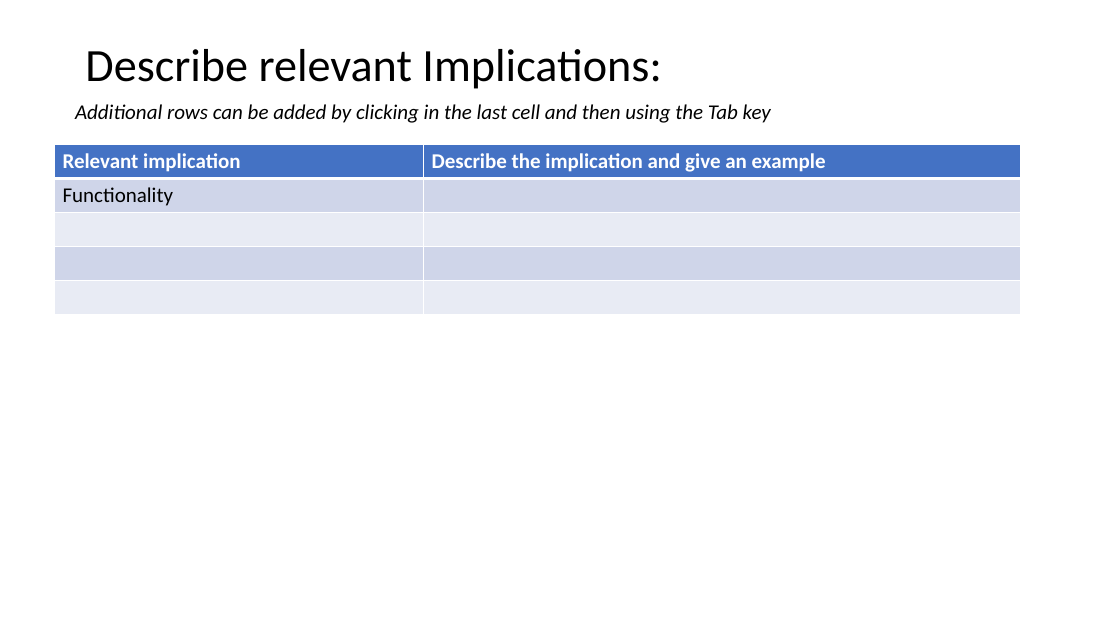
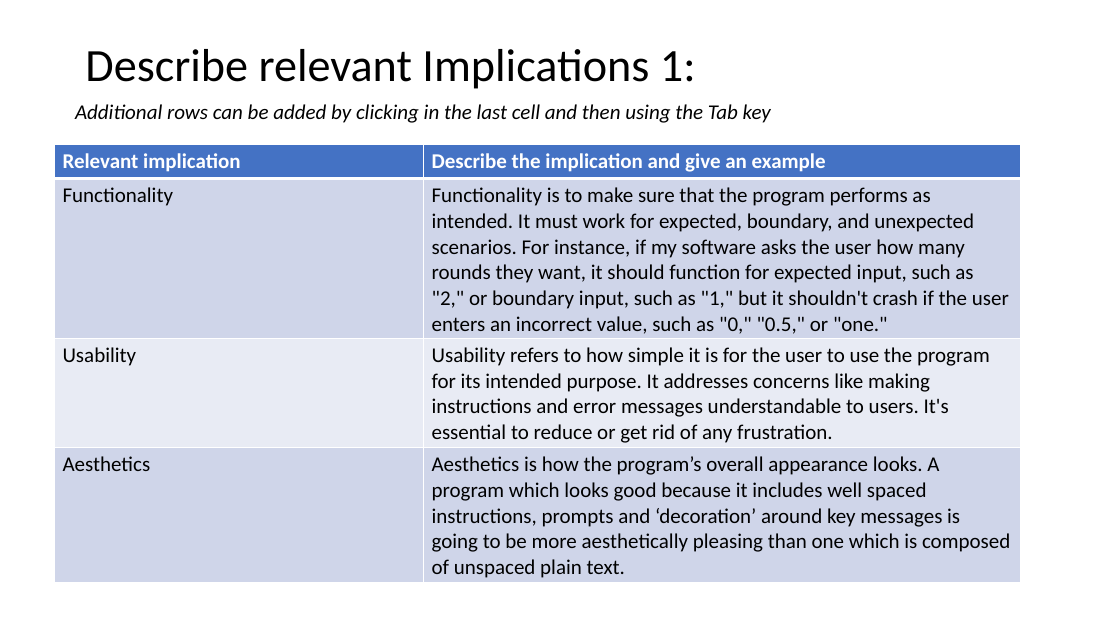
Before and after one commit to butlerdtc/LuckyUnicorn, a slide deck: slide 3 of Luckyunicorndocumentation.pptx. Drawn at 1120x630 pixels with LibreOffice and Linux fonts; fonts in the diff are those of the drawing. Boxes give left, top, right and bottom in pixels: in the first picture for what was removed or moved away, otherwise in the second. Text is boxed around its words. In the diff, an @@ line names an element or a change of style, - is before the commit and + after.

```diff
--- a/Luckyunicorndocumentation.pptx
+++ b/Luckyunicorndocumentation.pptx
@@ title at <box>85,49,696,89</box>: text changed @@
-Describe relevant Implications:
+Describe relevant Implications 1:
@@ table at <box>54,145,1020,582</box> @@
-row 2: Functionality | 
-row 3:  | 
-row 4:  | 
-row 5:  | 
+row 2: Functionality | Functionality is to make sure that the program performs as intended. It must work for expected, boundary, and unexpected scenarios. For instance, if my software asks the user how many rounds they want, it should function for expected input, such as "2," or boundary input, such as "1," but it shouldn't crash if the user enters an incorrect value, such as "0," "0.5," or "one."
+row 3: Usability | Usability refers to how simple it is for the user to use the program for its intended purpose. It addresses concerns like making instructions and error messages understandable to users. It's essential to reduce or get rid of any frustration.
+row 4: Aesthetics | Aesthetics is how the program’s overall appearance looks. A program which looks good because it includes well spaced instructions, prompts and ‘decoration’ around key messages is going to be more aesthetically pleasing than one which is composed of unspaced plain text.
```
Also in this commit, not shown: 1 slide added.
